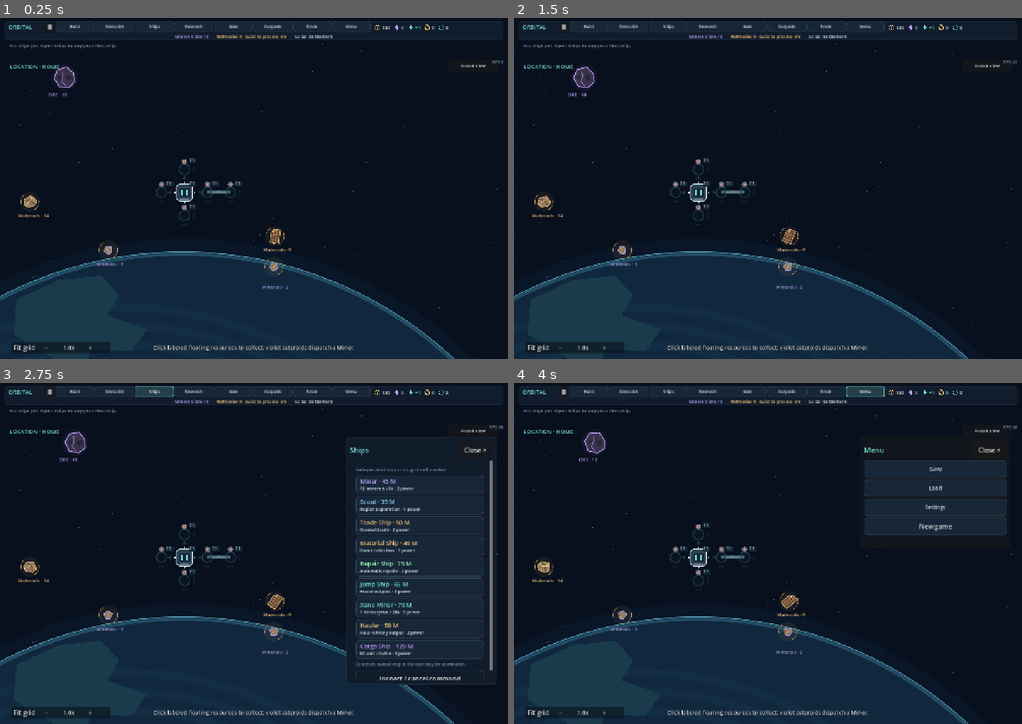
Above: before the commit, frames 1-4 (two rows, left to right).
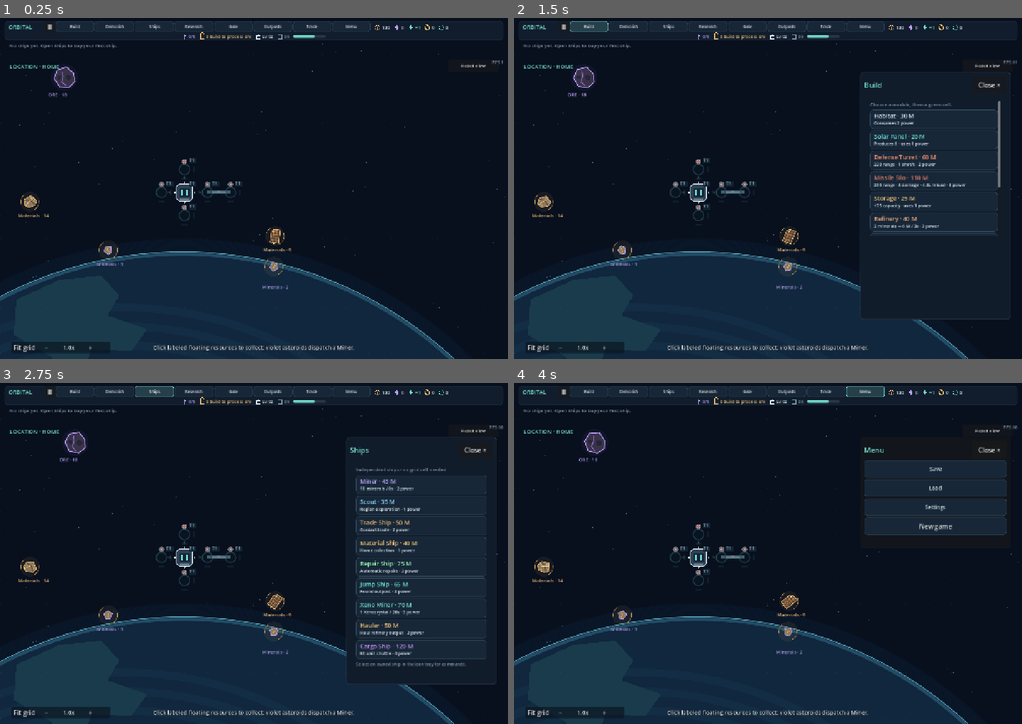
Above: after the commit, the same moments.

Repository: pidiman/orbital
Game: Godot game, scene res://orbital.tscn
Same seed, same stepped clock (60 frames per second), same inputs: the game is played once before the commit and once after it.
Inputs (mouse positions are in pixels of both pictures, inside the frame that each line leads up to):
- Up to frame 1 (0.25 s): no input
- Up to frame 2 (1.5 s): click "Build" at 0.5 s; click (935, 246) at 1.25 s, where only the run before the commit has a clickable "Inspect / cancel command"
- Up to frame 3 (2.75 s): click "Ships" at 2 s
- Up to frame 4 (4 s): click "Research" at 2.75 s; click "Menu" at 3.5 s

The runs differ from the first frame. In frame 1, 0.3% of the frame differs, in the area x 34-66%, y 4-7%; in frame 2, 9.8%, in the area x 11-98%, y 0-89%; in frame 3, 0.8%; in frame 4, 0.3%.

Commit message:
UI: remove inspect-mode text/button from module panels; move colony info to top bar icon row

Diff:
--- a/scripts/hud.gd
+++ b/scripts/hud.gd
@@ -68,7 +68,6 @@
 var fps_label: Label
 var fps_refresh_remaining: float = 0.0
 var fps_visibility_state: int = -1
-var goal_label: Label
 var goal_bar: ProgressBar
 var tabs: TabContainer
 var ship_buttons: Dictionary = {}
@@ -255,26 +254,20 @@
 	research_button.custom_minimum_size.y = 34
 	research_button.pressed.connect(func() -> void: research_panel.open_panel())
 	column.add_child(research_button)
-	var cancel := Button.new()
-	cancel.name = "CancelButton"
-	cancel.text = "Inspect / cancel command"
-	cancel.custom_minimum_size.y = 34
-	cancel.add_theme_stylebox_override("normal", _style(Color("111c2b"), Color("314254")))
-	cancel.add_theme_stylebox_override("hover", _style(Color("20374a"), CYAN))
-	cancel.pressed.connect(func() -> void: choose(""); close_panels())
-	column.add_child(cancel)
-	fleet_label = _label(resource_status, "", 12, Color("baa1f5"))
-	refinery_label = _label(resource_status, "", 12, GOLD)
-	level_label = _label(resource_status, "", 12, INK)
-	count_label = _label(column, "", 12, MUTED)
+	# Module inspection is entered through the existing map interaction; keep
+	# the popup focused on its details and actions.
+	fleet_label = _status_indicator(resource_status, 5, Color("baa1f5"))
+	refinery_label = _status_indicator(resource_status, 6, GOLD)
+	level_label = _status_indicator(resource_status, 7, INK)
+	count_label = _status_indicator(resource_status, 8, MUTED)
 	goal_bar = ProgressBar.new()
 	goal_bar.show_percentage = false
-	goal_bar.custom_minimum_size.y = 6
+	goal_bar.custom_minimum_size = Vector2(82, 6)
+	goal_bar.size_flags_vertical = Control.SIZE_SHRINK_CENTER
+	goal_bar.tooltip_text = "Colony growth"
 	goal_bar.add_theme_stylebox_override("background", _style(Color("283848"), Color("283848"), 2))
 	goal_bar.add_theme_stylebox_override("fill", _style(CYAN, CYAN, 2))
-	column.add_child(goal_bar)
-	goal_label = _label(column, "", 13, CYAN)
-	goal_label.autowrap_mode = TextServer.AUTOWRAP_WORD_SMART
+	resource_status.add_child(goal_bar)
 	footer = PanelContainer.new()
 	footer.set_anchors_and_offsets_preset(Control.PRESET_BOTTOM_WIDE)
 	footer.offset_left = 28
@@ -337,6 +330,18 @@
 	parent.add_child(label)
 	return label
 
+func _status_indicator(parent: Node, icon_kind: int, tint: Color) -> Label:
+	var group := HBoxContainer.new()
+	group.add_theme_constant_override("separation", 3)
+	group.size_flags_vertical = Control.SIZE_SHRINK_CENTER
+	parent.add_child(group)
+	var icon = preload("res://scripts/resource_icon.gd").new()
+	icon.kind = icon_kind
+	icon.tint = tint
+	group.add_child(icon)
+	var label := _label(group, "", 12, tint)
+	return label
+
 func _style(fill: Color, border: Color, radius: int = 8) -> StyleBoxFlat:
 	var style := StyleBoxFlat.new()
 	style.bg_color = fill
@@ -382,16 +387,16 @@
 	tech_label.text = "%s" % fleet.diplomacy.inventory.get("tech", 0)
 	xenocrystal_label.text = "%s" % (fleet.diplomacy.inventory.get("xenocrystal", 0) if build_model.station_id.is_empty() else model.locations.stations[build_model.station_id].inventory.get("xenocrystal", 0))
 	minerals_label.text = "%d" % build_model.minerals
-	fleet_label.text = "Miners %d idle / %d" % [fleet.idle_count(), fleet.mining_units().size()]
+	fleet_label.text = "%d/%d" % [fleet.idle_count(), fleet.mining_units().size()]
 	var refinery_count: int = model.module_count_with("conversion")
-	refinery_label.text = "Refineries %d · %s" % [refinery_count, _refinery_status()]
+	refinery_label.text = "%d %s" % [refinery_count, _refinery_status()]
 	materials_label.text = "%d" % build_model.materials
 	materials_label.tooltip_text = "Materials: %d / %d capacity" % [build_model.materials, build_model.capacity]
 	power_label.text = "%+d" % build_model.power_balance()
 	power_label.tooltip_text = "Power: %d generated / %d used" % [build_model.power_output, build_model.power_use]
 	power_detail.text = "%d generated  /  %d used" % [build_model.power_output, build_model.power_use]
-	level_label.text = "Lv %02d · %s" % [model.level, "Outpost" if model.level == 1 else ("Settlement" if model.level == 2 else "Colony")]
-	count_label.text = ("" if home else "HOME / ") + "%02d modules connected" % model.modules.size()
+	level_label.text = "Lv %02d" % model.level
+	count_label.text = "%02d" % model.modules.size()
 	goal_bar.max_value = 9
 	goal_bar.value = mini(model.modules.size(), 9)
 	_refresh_ships()
@@ -400,7 +405,6 @@
 	if is_instance_valid(research_panel) and research_panel.visible: research_panel.refresh()
 	if is_instance_valid(trade_panel) and trade_panel.visible: trade_panel.refresh()
 	if is_instance_valid(region_navigation) and region_navigation.visible: region_navigation.refresh()
-	goal_label.text = "Build %d more modules to establish your colony." % (9 - model.modules.size()) if model.modules.size() < 9 else "Colony established. Keep growing."
 
 func _queue_refresh() -> void:
 	refresh_pending = true
@@ -766,8 +770,6 @@
 	demolish_button.add_theme_font_size_override("font_size", 13)
 	demolish_button.pressed.connect(_demolish_selected)
 	page.add_child(demolish_button)
-	var hint := _label(page, "Inspect mode: click any station module to see its tier and available upgrade.", 12, MUTED)
-	hint.autowrap_mode = TextServer.AUTOWRAP_WORD_SMART
 
 func inspect_module(world_position: Vector2) -> void:
 	if hauling_assignment >= 0:
@@ -950,8 +952,12 @@
 	title_label.add_theme_color_override("font_color", CYAN)
 	# Reuse the live readout labels; remove the tall label/value groups.
 	resource_status.reparent(root)
-	resource_status.add_theme_constant_override("h_separation", 20)
-	for label: Label in [fleet_label, refinery_label, level_label]: label.add_theme_font_size_override("font_size", 11)
+	resource_status.add_theme_constant_override("h_separation", 10)
+	for label: Label in [fleet_label, refinery_label, level_label, count_label]: label.add_theme_font_size_override("font_size", 11)
+	fleet_label.tooltip_text = "Miners idle / total"
+	refinery_label.tooltip_text = "Refineries and status"
+	level_label.tooltip_text = "Colony level"
+	count_label.tooltip_text = "Connected modules"
 	for child: Node in resource_bar.get_children(): child.hide()
 	compact_resources = HBoxContainer.new()
 	compact_resources.add_theme_constant_override("separation", 10)
@@ -1127,7 +1133,6 @@
 	close_panels()
 	choose("")
 	active_menu = menu
-	for readout: Control in [count_label, goal_bar, goal_label]: readout.visible = menu != "Ships"
 	if target == panel: target.get_node("MenuFrame").get_child(0).get_child(0).text = menu
 	if menu_buttons.has(menu): menu_buttons[menu].add_theme_stylebox_override("normal", _style(Color("25404b"), CYAN))
 	target.show()
--- a/scripts/resource_icon.gd
+++ b/scripts/resource_icon.gd
@@ -23,3 +23,20 @@
 				draw_line(Vector2(0,offset),Vector2(3,offset),tint)
 				draw_line(Vector2(11,offset),Vector2(14,offset),tint)
 		4: draw_polyline(PackedVector2Array([Vector2(4,1),Vector2(10,1),Vector2(13,7),Vector2(10,13),Vector2(4,13),Vector2(1,7),Vector2(4,1)]),tint,1,true)
+		5:
+			draw_colored_polygon(PackedVector2Array([Vector2(7,0),Vector2(11,7),Vector2(9,7),Vector2(9,13),Vector2(5,13),Vector2(5,7),Vector2(3,7)]), tint)
+			draw_line(Vector2(7,3), Vector2(7,11), Color(tint, 0.45), 1.0, true)
+		6:
+			draw_line(Vector2(4,1), Vector2(4,12), tint, 1.5, true)
+			draw_line(Vector2(10,1), Vector2(10,12), tint, 1.5, true)
+			draw_arc(Vector2(7,1), 4, PI, TAU, 10, tint, 1.2, true)
+			draw_line(Vector2(3,12), Vector2(11,12), tint, 1.5, true)
+		7:
+			draw_rect(Rect2(2,5,10,8), tint, false, 1.2)
+			draw_line(Vector2(4,5), Vector2(4,2), tint, 1.2, true)
+			draw_line(Vector2(7,5), Vector2(7,1), tint, 1.2, true)
+			draw_line(Vector2(10,5), Vector2(10,3), tint, 1.2, true)
+		8:
+			draw_rect(Rect2(2,2,10,10), tint, false, 1.2)
+			draw_line(Vector2(5,2), Vector2(5,12), tint, 1.0, true)
+			draw_line(Vector2(8,2), Vector2(8,12), tint, 1.0, true)
